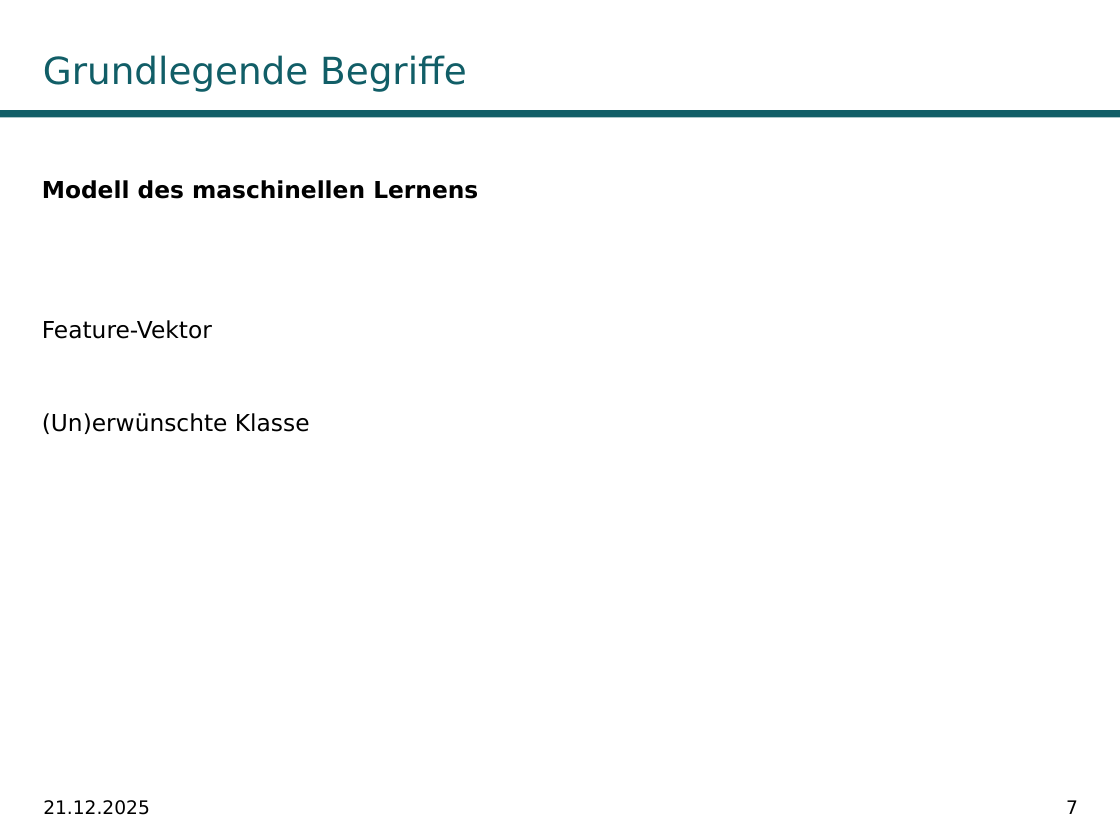
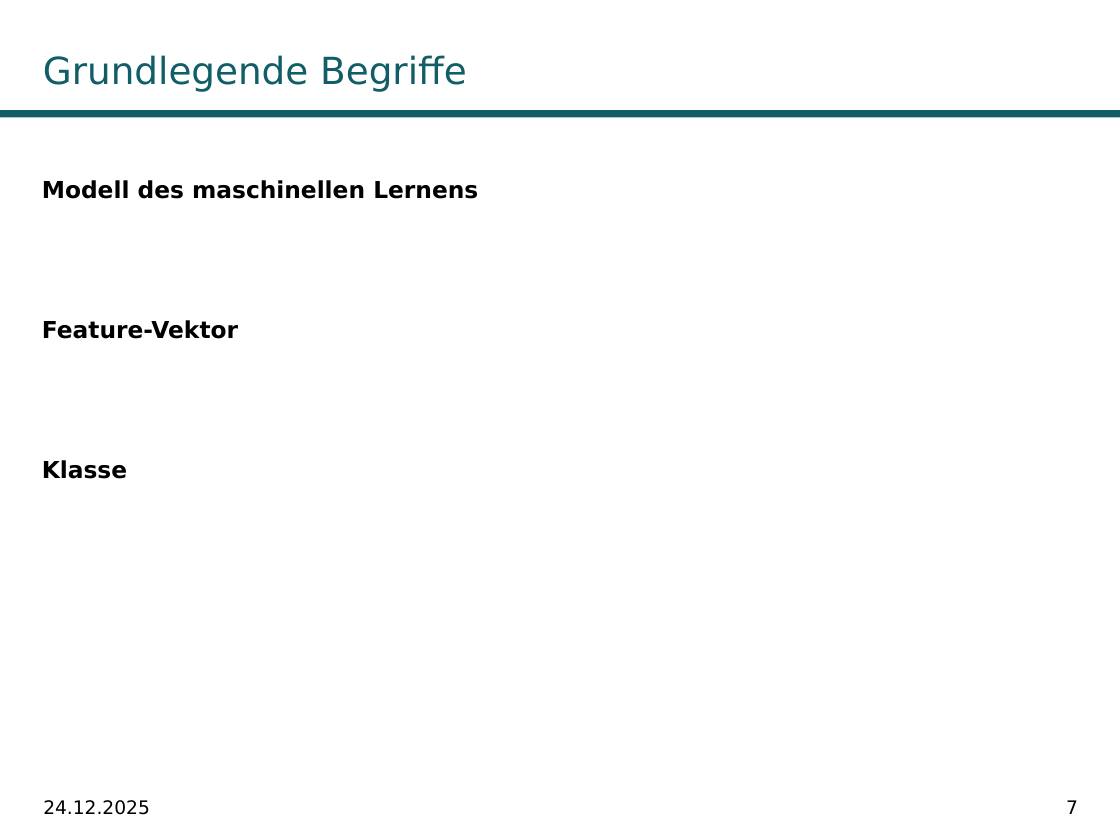
Before and after one commit to fabiw98/Seminar_DICE, a slide deck: slide 7 of Präsentation/DiCE_PowerPoint.potx. Drawn at 1120x840 pixels with LibreOffice and Linux fonts; fonts in the diff are those of the drawing; background and template pictures are left out. Boxes give left, top, right and bottom in pixels: in the first picture for what was removed or moved away, otherwise in the second. Text is boxed around its words. In the diff, an @@ line names an element or a change of style, - is before the commit and + after.

```diff
--- a/Präsentation/DiCE_PowerPoint.potx
+++ b/Präsentation/DiCE_PowerPoint.potx
@@ text at [42, 320, 238, 339]: bold on in "Feature-Vektor" @@
@@ text at [42, 460, 127, 479]: text changed; bold on @@
-(Un)erwünschte Klasse
+Klasse
@@ text at [43, 800, 150, 815]: text changed @@
-21.12.2025
+24.12.2025
```
Also in this commit, not shown: 19 other slides changed, 12 slides added, 1 slide removed, 16 other files.
